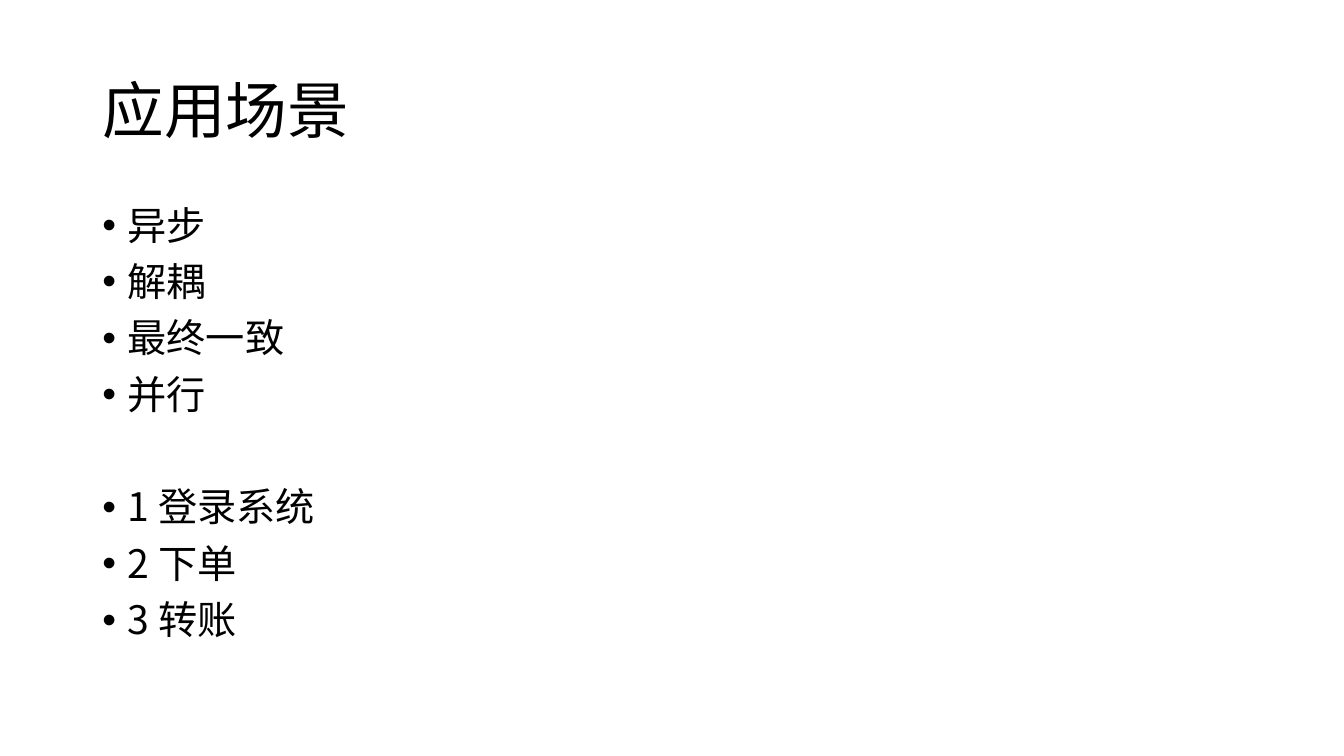
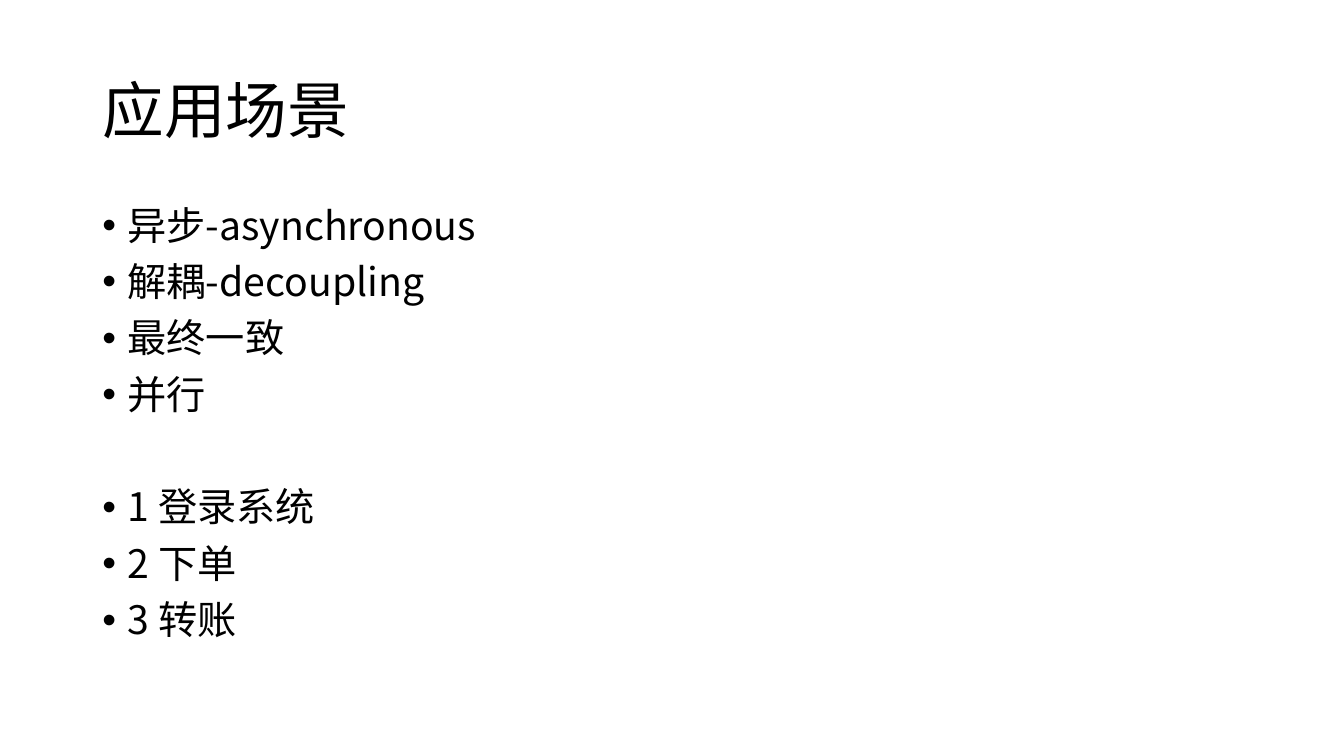
Before and after one commit to xiaozhiliaoo/my-slides, a slide deck: slide 9 of 简单理解mq.pptx. Drawn at 1344x756 pixels with LibreOffice and Linux fonts; fonts in the diff are those of the drawing. Boxes give left, top, right and bottom in pixels: in the first picture for what was removed or moved away, otherwise in the second. Text is boxed around its words. In the diff, an @@ line names an element or a change of style, - is before the commit and + after.

```diff
--- a/简单理解mq.pptx
+++ b/简单理解mq.pptx
@@ text at [128, 207, 476, 306]: text changed @@
-• 异步
-• 解耦
+• 异步-asynchronous
+• 解耦-decoupling
```
Also in this commit, not shown: 1 other slide changed, 4 slides added, 1 slide removed, 1 other file.
